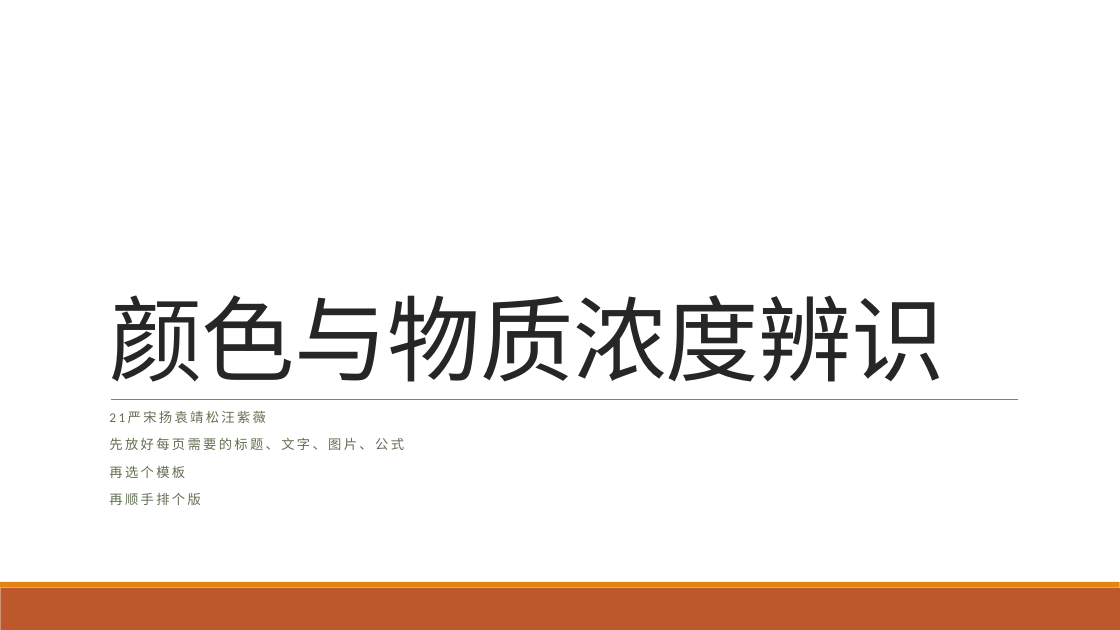
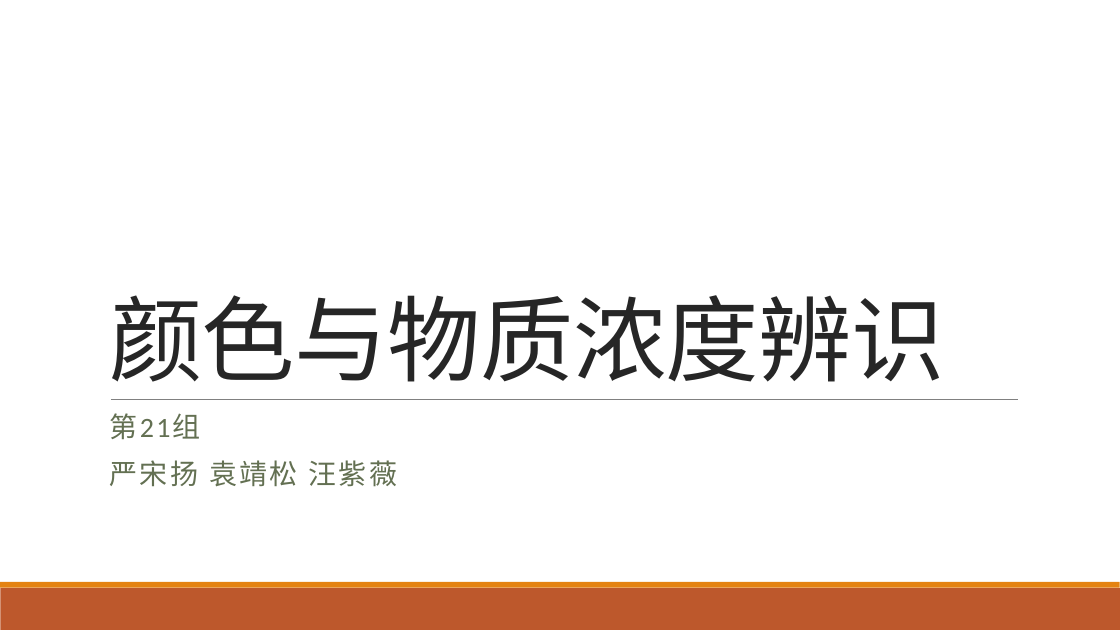
Before and after one commit to yuanjingsong/MCM_Homework, a slide deck: slide 1 of PreG21.pptx. Drawn at 1120x630 pixels with LibreOffice and Linux fonts; fonts in the diff are those of the drawing. Boxes give left, top, right and bottom in pixels: in the first picture for what was removed or moved away, otherwise in the second. Text is boxed around its words. In the diff, an @@ line names an element or a change of style, - is before the commit and + after.

```diff
--- a/PreG21.pptx
+++ b/PreG21.pptx
@@ subtitle at [109,413,398,487]: text changed; size 11.4 to 24 pt @@
-21严宋扬袁靖松汪紫薇
-先放好每页需要的标题、文字、图片、公式
-再选个模板
-再顺手排个版
+第21组
+严宋扬 袁靖松 汪紫薇
```
Also in this commit, not shown: 8 other slides changed, 3 slides added, 1 slide removed.
